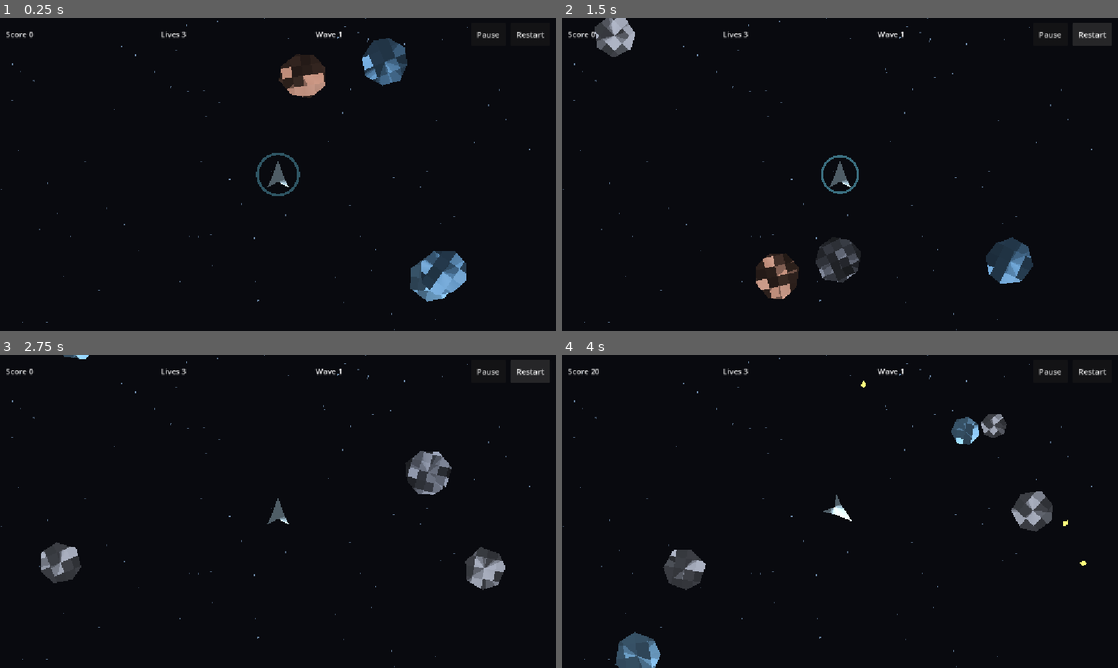
Above: before the commit, frames 1-4 (two rows, left to right).
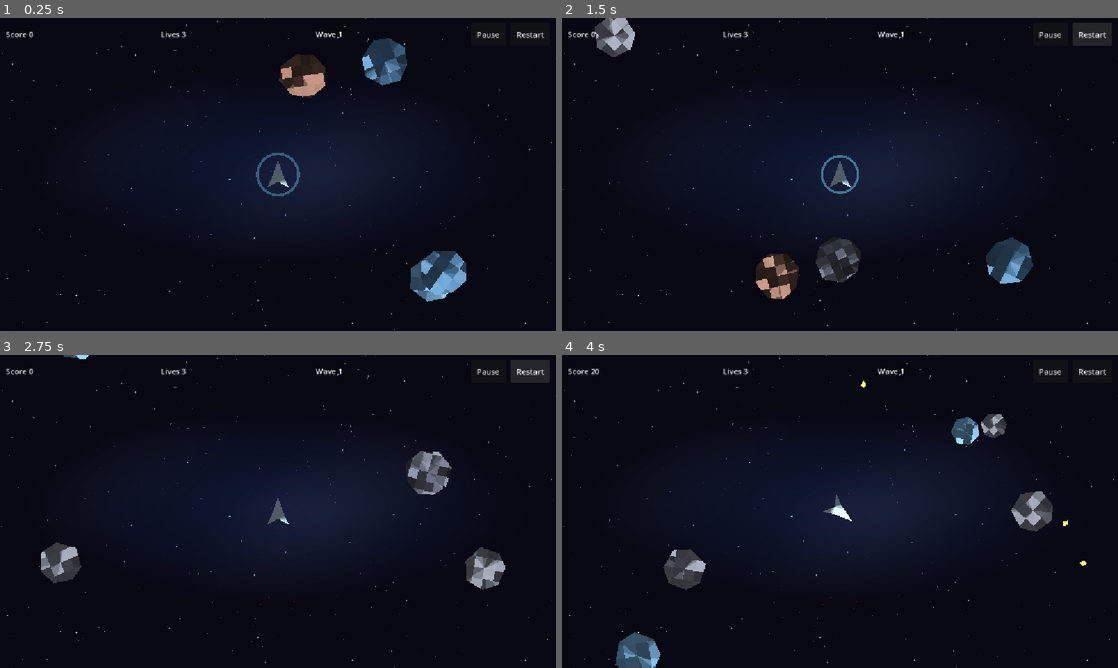
Above: after the commit, the same moments.

Repository: mule/asteroids-android-godot
Game: Godot game, scene res://scenes/game/Main.tscn
The game is run twice, just before and just after one commit, with the same random seed, the same clock (stepped at 60 frames per second) and the same inputs.
Inputs (mouse positions are in pixels of both pictures, inside the frame that each line leads up to):
- Up to frame 1 (0.25 s): no input
- Up to frame 2 (1.5 s): click "Restart" at 0.5 s; click "Restart" at 1.25 s
- Up to frame 3 (2.75 s): click "Restart" at 2 s
- Up to frame 4 (4 s): move the mouse to (962, 495) at 2.77 s; hold Right (rotate_right) 2.78-3.5 s; hold Space (shoot) 2.78-3.5 s; click (962, 495) at 2.92 s; drag from (728, 527) to (840, 511) at 3.52 s

The runs differ from the first frame. In frame 1, 10% of the frame differs, in the area x 0-100%, y 0-100%; in frame 2, 10%; in frame 3, 10%; in frame 4, 10%.

Commit message:
Implement raster effects and audio asset slice

Diff:
--- /dev/null
+++ b/art/approved/media/background_starfield_01.json
@@ -0,0 +1,35 @@
+{
+  "schema_version": "media-asset/v1",
+  "asset_id": "background_starfield_01",
+  "kind": "raster",
+  "role": "background",
+  "output_path": "assets/media/backgrounds/background_starfield_01.png",
+  "raster": {
+    "format": "png_rgba8",
+    "width": 1152,
+    "height": 648,
+    "requires_alpha": false,
+    "max_bytes": 350000,
+    "recipe": {
+      "type": "starfield_nebula",
+      "seed": 3001,
+      "star_count": 190,
+      "nebula_color": [38, 84, 138]
+    }
+  },
+  "provenance": {
+    "generator": "tools/asset_pipeline/build_media_assets.py",
+    "model": "procedural",
+    "prompt_file": "art/prompts/raster-presentation-assets.md",
+    "prompt_revision": "issue-30",
+    "created_at": "2026-08-04",
+    "seed": 3001,
+    "manual_edits": "Kept contrast low and star density sparse so asteroids remain readable over the background.",
+    "source_license": "project-owned procedural output",
+    "notes": "Approved as the first raster presentation asset slice."
+  },
+  "approval": {
+    "status": "approved",
+    "reviewer": "japurane"
+  }
+}
--- /dev/null
+++ b/art/approved/media/effect_impact_flash_01.json
@@ -0,0 +1,36 @@
+{
+  "schema_version": "media-asset/v1",
+  "asset_id": "effect_impact_flash_01",
+  "kind": "effect",
+  "role": "impact_effect",
+  "output_path": "assets/media/effects/effect_impact_flash_01.png",
+  "raster": {
+    "format": "png_rgba8",
+    "width": 128,
+    "height": 128,
+    "requires_alpha": true,
+    "max_bytes": 50000,
+    "recipe": {
+      "type": "impact_flash",
+      "seed": 3002,
+      "inner_radius": 0.14,
+      "outer_radius": 0.54,
+      "color": [255, 202, 92]
+    }
+  },
+  "provenance": {
+    "generator": "tools/asset_pipeline/build_media_assets.py",
+    "model": "procedural",
+    "prompt_file": "art/prompts/visual-effect-assets.md",
+    "prompt_revision": "issue-30",
+    "created_at": "2026-08-04",
+    "seed": 3002,
+    "manual_edits": "Constrained to a small alpha sprite and layered behind procedural sparks.",
+    "source_license": "project-owned procedural output",
+    "notes": "Approved as the first raster effect asset for asteroid impacts."
+  },
+  "approval": {
+    "status": "approved",
+    "reviewer": "japurane"
+  }
+}
--- /dev/null
+++ b/art/approved/media/sfx_impact_thump_01.json
@@ -0,0 +1,35 @@
+{
+  "schema_version": "media-asset/v1",
+  "asset_id": "sfx_impact_thump_01",
+  "kind": "audio",
+  "role": "impact_sfx",
+  "output_path": "assets/audio/sfx_impact_thump_01.wav",
+  "audio": {
+    "format": "wav_pcm16",
+    "sample_rate": 44100,
+    "channels": 1,
+    "max_duration_seconds": 0.42,
+    "max_peak": 0.9,
+    "loop": false,
+    "recipe": {
+      "type": "impact_thump",
+      "seed": 3004,
+      "duration_seconds": 0.32
+    }
+  },
+  "provenance": {
+    "generator": "tools/asset_pipeline/build_media_assets.py",
+    "model": "procedural",
+    "prompt_file": "art/prompts/audio-sfx-assets.md",
+    "prompt_revision": "issue-30",
+    "created_at": "2026-08-04",
+    "seed": 3004,
+    "manual_edits": "Used mono low-frequency transient with a fast decay for small phone speakers.",
+    "source_license": "project-owned procedural output",
+    "notes": "Approved as the first asteroid impact sound effect."
+  },
+  "approval": {
+    "status": "approved",
+    "reviewer": "japurane"
+  }
+}
--- /dev/null
+++ b/art/approved/media/sfx_shot_spark_01.json
@@ -0,0 +1,35 @@
+{
+  "schema_version": "media-asset/v1",
+  "asset_id": "sfx_shot_spark_01",
+  "kind": "audio",
+  "role": "shot_sfx",
+  "output_path": "assets/audio/sfx_shot_spark_01.wav",
+  "audio": {
+    "format": "wav_pcm16",
+    "sample_rate": 44100,
+    "channels": 1,
+    "max_duration_seconds": 0.22,
+    "max_peak": 0.82,
+    "loop": false,
+    "recipe": {
+      "type": "shot_chirp",
+      "seed": 3003,
+      "duration_seconds": 0.16
+    }
+  },
+  "provenance": {
+    "generator": "tools/asset_pipeline/build_media_assets.py",
+    "model": "procedural",
+    "prompt_file": "art/prompts/audio-sfx-assets.md",
+    "prompt_revision": "issue-30",
+    "created_at": "2026-08-04",
+    "seed": 3003,
+    "manual_edits": "Shortened envelope to avoid overlapping heavily during rapid fire.",
+    "source_license": "project-owned procedural output",
+    "notes": "Approved as the first shot sound effect."
+  },
+  "approval": {
+    "status": "approved",
+    "reviewer": "japurane"
+  }
+}
--- /dev/null
+++ b/art/schemas/media-asset.schema.json
@@ -0,0 +1,147 @@
+{
+  "$schema": "https://json-schema.org/draft/2020-12/schema",
+  "title": "Asteroids media asset source",
+  "type": "object",
+  "required": [
+    "schema_version",
+    "asset_id",
+    "kind",
+    "role",
+    "output_path",
+    "provenance",
+    "approval"
+  ],
+  "properties": {
+    "schema_version": {
+      "const": "media-asset/v1"
+    },
+    "asset_id": {
+      "type": "string",
+      "pattern": "^[a-z][a-z0-9]*(_[a-z0-9]+)*_[0-9]{2}$"
+    },
+    "kind": {
+      "enum": ["raster", "effect", "audio"]
+    },
+    "role": {
+      "enum": ["background", "impact_effect", "shot_sfx", "impact_sfx"]
+    },
+    "output_path": {
+      "type": "string"
+    },
+    "raster": {
+      "type": "object",
+      "required": ["format", "width", "height", "requires_alpha", "max_bytes", "recipe"],
+      "properties": {
+        "format": {
+          "const": "png_rgba8"
+        },
+        "width": {
+          "type": "integer",
+          "minimum": 1,
+          "maximum": 2048
+        },
+        "height": {
+          "type": "integer",
+          "minimum": 1,
+          "maximum": 2048
+        },
+        "requires_alpha": {
+          "type": "boolean"
+        },
+        "max_bytes": {
+          "type": "integer",
+          "minimum": 1
+        },
+        "recipe": {
+          "type": "object"
+        }
+      },
+      "additionalProperties": false
+    },
+    "audio": {
+      "type": "object",
+      "required": [
+        "format",
+        "sample_rate",
+        "channels",
+        "max_duration_seconds",
+        "max_peak",
+        "loop",
+        "recipe"
+      ],
+      "properties": {
+        "format": {
+          "const": "wav_pcm16"
+        },
+        "sample_rate": {
+          "type": "integer",
+          "minimum": 8000,
+          "maximum": 48000
+        },
+        "channels": {
+          "type": "integer",
+          "minimum": 1,
+          "maximum": 2
+        },
+        "max_duration_seconds": {
+          "type": "number",
+          "minimum": 0.02,
+          "maximum": 2.0
+        },
+        "max_peak": {
+          "type": "number",
+          "minimum": 0.05,
+          "maximum": 1.0
+        },
+        "loop": {
+          "type": "boolean"
+        },
+        "recipe": {
+          "type": "object"
+        }
+      },
+      "additionalProperties": false
+    },
+    "provenance": {
+      "type": "object",
+      "required": [
+        "generator",
+        "model",
+        "prompt_file",
+        "prompt_revision",
+        "created_at",
+        "seed",
+        "manual_edits",
+        "source_license",
+        "notes"
+      ]
+    },
+    "approval": {
+      "type": "object",
+      "required": ["status", "reviewer"],
+      "properties": {
+        "status": {
+          "enum": ["draft", "approved", "rejected"]
+        },
+        "reviewer": {
+          "type": "string"
+        }
+      }
+    }
+  },
+  "oneOf": [
+    {
+      "required": ["raster"],
+      "not": {
+        "required": ["audio"]
+      }
+    },
+    {
+      "required": ["audio"],
+      "not": {
+        "required": ["raster"]
+      }
+    }
+  ],
+  "additionalProperties": false
+}
--- a/scenes/game/Game.tscn
+++ b/scenes/game/Game.tscn
@@ -14,6 +14,10 @@
 [ext_resource type="Resource" path="res://assets/generated/asteroids/asteroid_ice_01.tres" id="12_s7b4h"]
 [ext_resource type="Resource" path="res://assets/generated/asteroids/asteroid_iron_01.tres" id="13_m2hh0"]
 [ext_resource type="Resource" path="res://assets/generated/asteroids/asteroid_shale_01.tres" id="14_pdu2q"]
+[ext_resource type="Texture2D" path="res://assets/media/backgrounds/background_starfield_01.png" id="15_p0tjd"]
+[ext_resource type="Texture2D" path="res://assets/media/effects/effect_impact_flash_01.png" id="16_xask5"]
+[ext_resource type="AudioStream" path="res://assets/audio/sfx_shot_spark_01.wav" id="17_y3v2k"]
+[ext_resource type="AudioStream" path="res://assets/audio/sfx_impact_thump_01.wav" id="18_87qfr"]
 
 [sub_resource type="RectangleShape2D" id="RectangleShape2D_xh3dq"]
 size = Vector2(1152, 648)
@@ -29,6 +33,13 @@
 offset_right = 1152.0
 offset_bottom = 648.0
 color = Color(0.0352941, 0.0392157, 0.0588235, 1)
+
+[node name="BackgroundTexture" type="TextureRect" parent="."]
+offset_right = 1152.0
+offset_bottom = 648.0
+mouse_filter = 2
+texture = ExtResource("15_p0tjd")
+stretch_mode = 1
 
 [node name="Starfield" type="Node2D" parent="."]
 script = ExtResource("7_3jtpl")
@@ -68,5 +79,8 @@
 
 [node name="Feedback" type="Node" parent="."]
 script = ExtResource("8_s7x2j")
+muzzle_sound = ExtResource("17_y3v2k")
+asteroid_impact_sound = ExtResource("18_87qfr")
+impact_flash_texture = ExtResource("16_xask5")
 
 [node name="Hud" parent="." instance=ExtResource("5_nl3g0")]
--- a/scripts/feedback.gd
+++ b/scripts/feedback.gd
@@ -3,6 +3,11 @@
 
 @export var spark_lifetime: float = 0.28
 @export var respawn_lifetime: float = 0.45
+@export var impact_flash_lifetime: float = 0.18
+@export var sfx_volume_db: float = -12.0
+@export var muzzle_sound: AudioStream
+@export var asteroid_impact_sound: AudioStream
+@export var impact_flash_texture: Texture2D
 
 @onready var effects_root: Node2D = $"../Effects"
 @onready var flash_rect: ColorRect = $"../ScreenEffects/Flash"
@@ -10,12 +15,15 @@
 
 func spawn_muzzle_flash(spawn_position: Vector2, direction: Vector2) -> void:
 	_spawn_sparks(spawn_position, direction.angle(), 3, Color(1.0, 0.92, 0.35, 1.0), 18.0)
+	_play_sound(muzzle_sound)
 
 
 func spawn_asteroid_burst(spawn_position: Vector2, size_tier: int) -> void:
 	var spark_count: int = 10 - mini(size_tier * 2, 4)
 	var spark_length: float = 34.0 - float(size_tier) * 7.0
 	_spawn_sparks(spawn_position, 0.0, spark_count, Color(0.95, 0.78, 0.48, 1.0), spark_length)
+	_spawn_impact_flash(spawn_position, size_tier)
+	_play_sound(asteroid_impact_sound)
 
 
 func spawn_player_hit(spawn_position: Vector2) -> void:
@@ -80,6 +88,38 @@
 		tween.tween_callback(spark.queue_free)
 
 
+func _spawn_impact_flash(spawn_position: Vector2, size_tier: int) -> void:
+	if impact_flash_texture == null:
+		return
+
+	var flash := Sprite2D.new()
+	flash.texture = impact_flash_texture
+	flash.centered = true
+	flash.position = spawn_position
+	flash.modulate = Color(1.0, 1.0, 1.0, 0.82)
+	flash.scale = Vector2.ONE * (0.42 + float(size_tier) * 0.18)
+	effects_root.add_child(flash)
+
+	var tween := create_tween()
+	tween.set_parallel(true)
+	tween.tween_property(flash, "scale", flash.scale * 1.85, impact_flash_lifetime)
+	tween.tween_property(flash, "modulate:a", 0.0, impact_flash_lifetime)
+	tween.set_parallel(false)
+	tween.tween_callback(flash.queue_free)
+
+
+func _play_sound(stream: AudioStream) -> void:
+	if stream == null:
+		return
+
+	var player := AudioStreamPlayer.new()
+	player.stream = stream
+	player.volume_db = sfx_volume_db
+	add_child(player)
+	player.finished.connect(player.queue_free)
+	player.play()
+
+
 func _flash(color: Color, duration: float) -> void:
 	flash_rect.color = color
 	var tween := create_tween()
Not shown, added: assets/audio/sfx_impact_thump_01.wav.import
Not shown, added: assets/audio/sfx_shot_spark_01.wav.import
Binary file added: assets/media/backgrounds/background_starfield_01.png
Not shown, added: assets/media/backgrounds/background_starfield_01.png.import
Binary file added: assets/media/effects/effect_impact_flash_01.png
Not shown, added: assets/media/effects/effect_impact_flash_01.png.import
Not shown: 1 places in scenes/game/Game.tscn that only renumber resources
Not shown, changed: art/README.md
Not shown, added: art/experiments/issue-30-raster-effects-audio.md
Not shown, added: art/prompts/audio-sfx-assets.md
Not shown, added: art/prompts/raster-presentation-assets.md
Not shown, added: art/prompts/visual-effect-assets.md
(and 9 more such lines)
